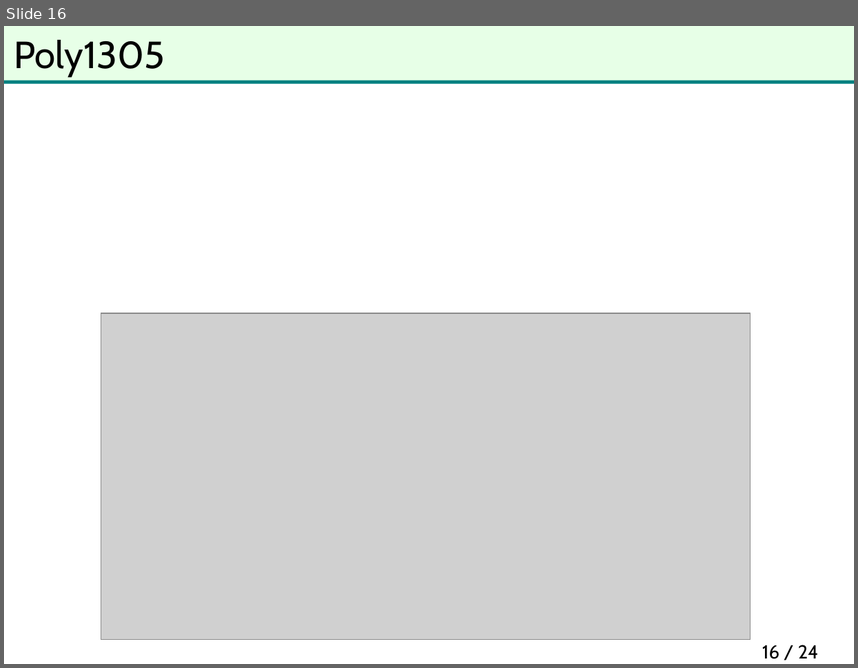
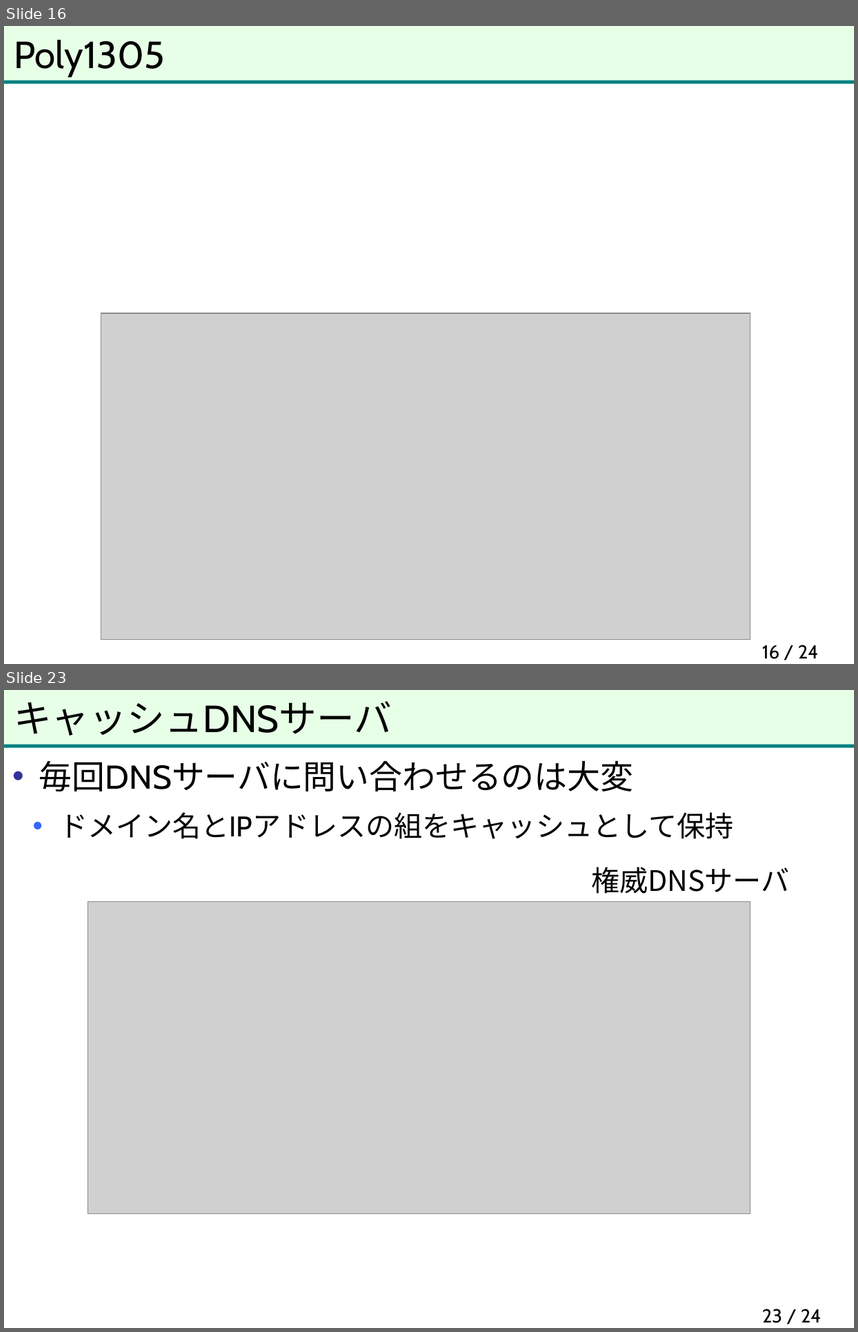
Before and after one commit to herumi/anninbon, a slide deck: lec/anninbon9.pptx. Shown one above the other, each under a label of ours: slide 16 before the commit, slides 16 and 23 after it; the slides between them are not shown. The pictures are 858x668 and 858x1332 pixels, drawn with LibreOffice and Linux fonts; fonts in the diff are those of the drawing; grey boxes stand for pictures; background and template pictures are left out. Boxes give left, top, right and bottom in pixels: in the first picture for what was removed or moved away, otherwise in the second. Text is boxed around its words. In the diff, an @@ line names an element or a change of style, - is before the commit and + after.

```diff
--- a/lec/anninbon9.pptx
+++ b/lec/anninbon9.pptx
@@ slide 23 added at [4, 690, 854, 1328], background #FFFFFF; not listed: 2 template elements that a slide beside it also shows @@
@@ title added at [14, 701, 392, 736], 32 pt, text #000000 @@
+キャッシュDNSサーバ
@@ text added at [39, 760, 733, 839], 24 pt, text #000000 @@
+• 毎回DNSサーバに問い合わせるのは大変
+  • ドメイン名とIPアドレスの組をキャッシュとして保持
@@ text added at [591, 867, 789, 894], 24 pt, text #000000 @@
+権威DNSサーバ
@@ picture added at [87, 902, 751, 1213] @@
@@ page number added at [762, 1308, 822, 1323], 16 pt, text #000000 @@
+23 / 24
```
Also in this commit, not shown: 14 other slides added.
